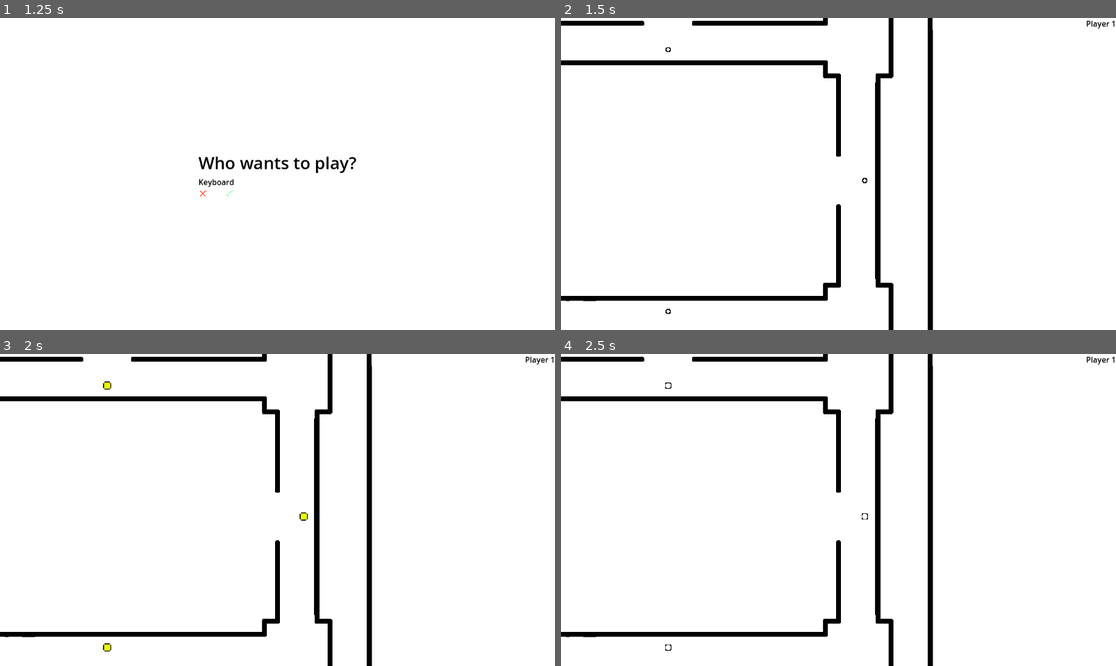
Above: before the commit, frames 1-4 (two rows, left to right).
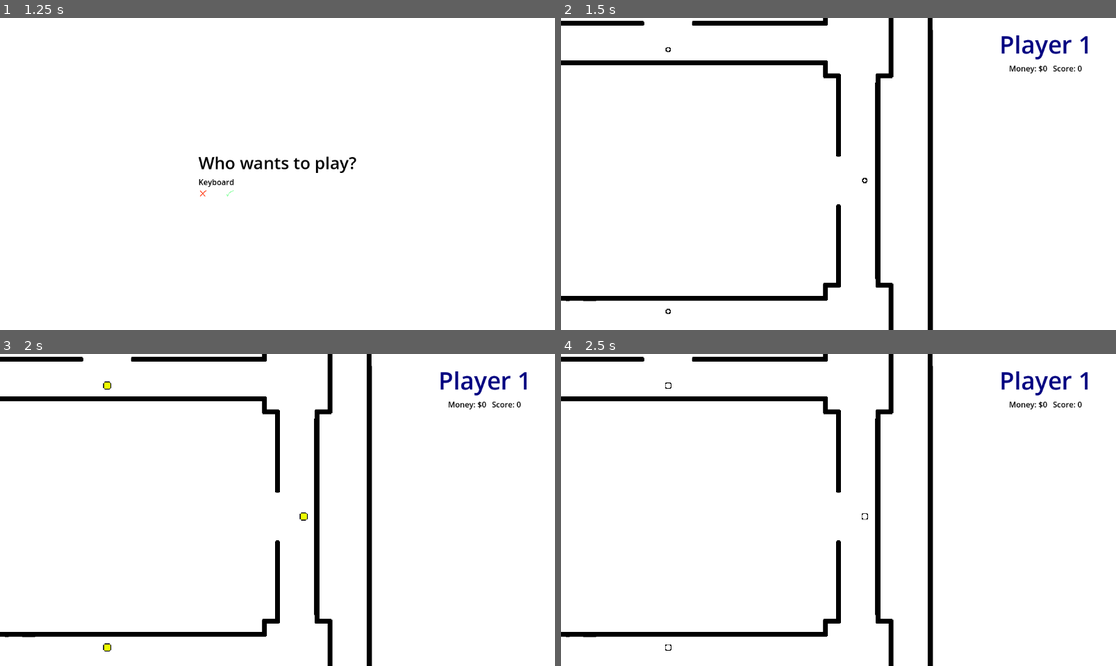
Above: after the commit, the same moments.

Repository: haihala/SGH-winter-jam-2025
Game: Godot game, scene res://menus/main_menu.tscn
Two runs of this game, one before a commit and one after it. Both use one fixed random seed, a clock stepped at 60 frames per second and the inputs below.
Inputs:
- Up to frame 1 (1.25 s): click "Play" at 0.5 s
- Up to frame 2 (1.5 s): tap Enter at 1.25 s; hold D (kb_right) from 1.28 s (still down); tap Space (kb_attack) at 1.35 s
- Up to frame 3 (2 s): keep holding D (kb_right)
- Up to frame 4 (2.5 s): release D (kb_right) at 2.03 s; hold S (kb_down) from 2.03 s (still down); tap Space (kb_attack) at 2.1 s

Frame 1 is identical in both runs. In frame 2, 0.6% of the frame differs, in the area x 79-100%, y 0-18%; in frame 3, 0.6%; in frame 4, 0.6%.

Commit message:
Add score and money to the UI permanently

Diff:
--- a/godot-project/globals.gd
+++ b/godot-project/globals.gd
@@ -1,3 +1,12 @@
 class_name Globals
 
 static var player_handles: Array[int] = [-1, 0, 1]
+
+static func player_color_for_handle(handle: int) -> Color:
+	match handle:
+		-1: return Color.NAVY_BLUE
+		0: return Color.DARK_ORANGE
+		1: return Color.DARK_GREEN
+		2: return Color.MEDIUM_VIOLET_RED
+		3: return Color.DARK_RED
+	return Color.BLACK
--- a/godot-project/level/world.gd
+++ b/godot-project/level/world.gd
@@ -2,6 +2,7 @@
 @onready var player_prefab = load("res://player/player.tscn")
 @onready var hud_scene = load("res://player/player_ui.tscn")
 @onready var pickup_scene: PackedScene = load("res://items/pickup.tscn")
+@onready var float_hud_scene: PackedScene = load("res://player/player_hud.tscn")
 
 
 var spawn_points: Array[Vector2] = []
@@ -11,22 +12,26 @@
 func _ready() -> void:
 	spawn_points = $TileMapLayer.setup()
 
+	setup_huds()
+
 	for index in range(Globals.player_handles.size()):
 		spawn_player(Globals.player_handles[index], spawn_points[index])
 
-	setup_hud()
 
-func player_death(player_index) -> void:
+func player_death(dying_player_index, killer) -> void:
+	killer.score += 1
+	huds[killer.player_index].update_score(killer.score)
+
 	var pickup = pickup_scene.instantiate()
 	pickup.item_type = Item.Type.MONEY
-	pickup.position = players[player_index].position
+	pickup.position = players[dying_player_index].position
 	get_tree().root.add_child(pickup)
 
-	get_tree().queue_delete(players[player_index])
-	players.erase(player_index)
+	get_tree().queue_delete(players[dying_player_index])
+	players.erase(dying_player_index)
 
 	$RespawnSound.play(0)
-	spawn_player(player_index, find_open_spawn())
+	spawn_player(dying_player_index, find_open_spawn())
 
 func spawn_player(player_index, point) -> void:
 	var player = player_prefab.instantiate()
@@ -34,8 +39,14 @@
 	player.position = point
 	player.look_at(Vector2.ZERO)
 	player.death.connect(player_death)
+	player.update_money_ui.connect(huds[player_index].update_money)
 	players[player_index] = player
 	get_tree().root.add_child.call_deferred(player)
+
+	var float_hud = float_hud_scene.instantiate()
+	float_hud.init(player)
+	player.update_money_ui.connect(float_hud.update_money)
+	get_tree().root.add_child.call_deferred(float_hud)
 
 func find_open_spawn():
 	# Finds the one with the most distance to the closest player
@@ -58,8 +69,8 @@
 			selected = point
 	return selected
 
-func setup_hud() -> void:
-	var label_number = 1
+func setup_huds() -> void:
+	var label_number = 0
 	for handle in Globals.player_handles:
 		var player_hud = hud_scene.instantiate()
 		player_hud.init(label_number)
--- a/godot-project/player/player.gd
+++ b/godot-project/player/player.gd
@@ -1,10 +1,12 @@
 extends CharacterBody2D
 
 signal death
+signal update_money_ui
 
 var holding: Item.Type
 var health: int = 3
 var money: int = 0
+var score: int = 0
 var movement_input: Vector2 = Vector2.ZERO
 var ammo: int = -1
 
@@ -14,20 +16,11 @@
 @export var on_hit_knockback: float = 800
 
 @onready var attack_scene: PackedScene = load("res://attacks/attack.tscn")
-@onready var hud_scene: PackedScene = load("res://player/player_hud.tscn")
-var player_color: Color = Color.BLACK
+var player_color: Color
 
 func _ready() -> void:
-	match player_index:
-		-1: player_color = Color.NAVY_BLUE
-		0: player_color = Color.DARK_ORANGE
-		1: player_color = Color.DARK_GREEN
-		2: player_color = Color.MEDIUM_VIOLET_RED
-		3: player_color = Color.DARK_RED
+	player_color = Globals.player_color_for_handle(player_index)
 	$Sprite2D.material.set_shader_parameter("player_color", player_color)
-	var hud = hud_scene.instantiate()
-	hud.init(self)
-	get_parent().add_child.call_deferred(hud)
 
 func _physics_process(_delta: float) -> void:
 	if player_index == -1:
@@ -109,6 +102,7 @@
 func pick_up(item_type):
 	if item_type == Item.Type.MONEY:
 		money += 1
+		update_money_ui.emit(money)
 	else:
 		holding = item_type
 		ammo = Item.ammo_for(item_type)
@@ -116,7 +110,7 @@
 func take_damage(damaging_attack):
 	health -= 1
 	if health <= 0:
-		death.emit(player_index)
+		death.emit(player_index, damaging_attack.player)
 	else:
 		$KnockdownCooldown.start()
 		var angle = damaging_attack.global_transform.get_rotation()
--- a/godot-project/player/player_hud.gd
+++ b/godot-project/player/player_hud.gd
@@ -3,7 +3,6 @@
 var player = Node2D
 
 @export var money_transparency_speed = 0.5
-var money_value = 0
 
 func init(host):
 	player = host
@@ -18,9 +17,8 @@
 	position = player.position
 	$HealthSprite.material.set_shader_parameter("current_health", player.health)
 
-	if money_value != player.money:
-		money_value = player.money
-		$MoneyLabel.modulate.a = 1.0
-		$MoneyLabel.text = "$%s" % money_value
-	else:
-		$MoneyLabel.modulate.a -= delta*money_transparency_speed
+	$MoneyLabel.modulate.a -= delta*money_transparency_speed
+
+func update_money(value: int) -> void:
+	$MoneyLabel.modulate.a = 1.0
+	$MoneyLabel.text = "$%s" % value
--- a/godot-project/player/player_ui.gd
+++ b/godot-project/player/player_ui.gd
@@ -1,4 +1,20 @@
-extends VBoxContainer
+extends MarginContainer
 
-func init(label_number: int) -> void:
-	$Label.text = "Player %s" % label_number
+@export var player_label: Label
+@export var money_label: Label
+@export var score_label: Label
+
+func init(player_index: int) -> void:
+	player_label.text = "Player %s" % (player_index + 1)
+	var color = Globals.player_color_for_handle(
+		Globals.player_handles[player_index]
+	)
+	player_label.add_theme_color_override("font_color", color)
+	update_money(0)
+	update_score(0)
+
+func update_money(money):
+	money_label.text = "Money: $%s" % money
+
+func update_score(score):
+	score_label.text = "Score: %s" % score
--- a/godot-project/player/player_ui.tscn
+++ b/godot-project/player/player_ui.tscn
@@ -1,19 +1,43 @@
 [gd_scene load_steps=3 format=3 uid="uid://b61g7bl4qn63q"]
 
 [ext_resource type="Script" path="res://player/player_ui.gd" id="1_fiqdv"]
+[ext_resource type="Theme" uid="uid://ck8eyctgeg42k" path="res://theme.tres" id="2_w4qbw"]
 
-[sub_resource type="LabelSettings" id="LabelSettings_eeli3"]
-font_color = Color(0, 0, 0, 1)
+[node name="Player UI" type="MarginContainer" node_paths=PackedStringArray("player_label", "money_label", "score_label")]
+anchors_preset = 1
+anchor_left = 1.0
+anchor_right = 1.0
+offset_left = -192.0
+offset_bottom = 96.0
+grow_horizontal = 0
+theme_override_constants/margin_top = 20
+theme_override_constants/margin_right = 50
+theme_override_constants/margin_bottom = 20
+script = ExtResource("1_fiqdv")
+player_label = NodePath("VBoxContainer/Player label")
+money_label = NodePath("VBoxContainer/HBoxContainer/Money label")
+score_label = NodePath("VBoxContainer/HBoxContainer/Score label")
 
-[node name="Player UI" type="VBoxContainer"]
-anchors_preset = 15
-anchor_right = 1.0
-anchor_bottom = 1.0
-grow_horizontal = 2
-grow_vertical = 2
-script = ExtResource("1_fiqdv")
+[node name="VBoxContainer" type="VBoxContainer" parent="."]
+layout_mode = 2
 
-[node name="Label" type="Label" parent="."]
+[node name="Player label" type="Label" parent="VBoxContainer"]
 layout_mode = 2
+theme = ExtResource("2_w4qbw")
+theme_override_font_sizes/font_size = 50
 text = "Player 1"
-label_settings = SubResource("LabelSettings_eeli3")
+
+[node name="HBoxContainer" type="HBoxContainer" parent="VBoxContainer"]
+layout_mode = 2
+theme_override_constants/separation = 11
+alignment = 1
+
+[node name="Money label" type="Label" parent="VBoxContainer/HBoxContainer"]
+layout_mode = 2
+theme = ExtResource("2_w4qbw")
+text = "Money: "
+
+[node name="Score label" type="Label" parent="VBoxContainer/HBoxContainer"]
+layout_mode = 2
+theme = ExtResource("2_w4qbw")
+text = "Score: "
--- a/godot-project/theme.tres
+++ b/godot-project/theme.tres
@@ -3,3 +3,4 @@
 [resource]
 Button/colors/font_focus_color = Color(0.176419, 0.176419, 0.176419, 1)
 Button/colors/font_hover_color = Color(0, 0, 0, 1)
+Label/colors/font_color = Color(0, 0, 0, 1)
